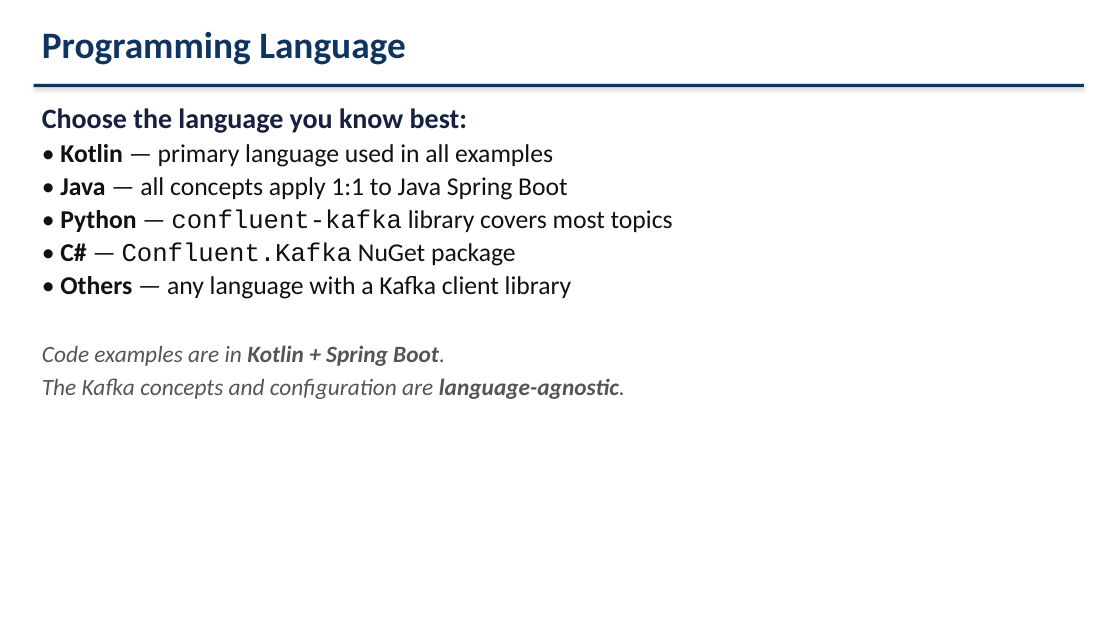
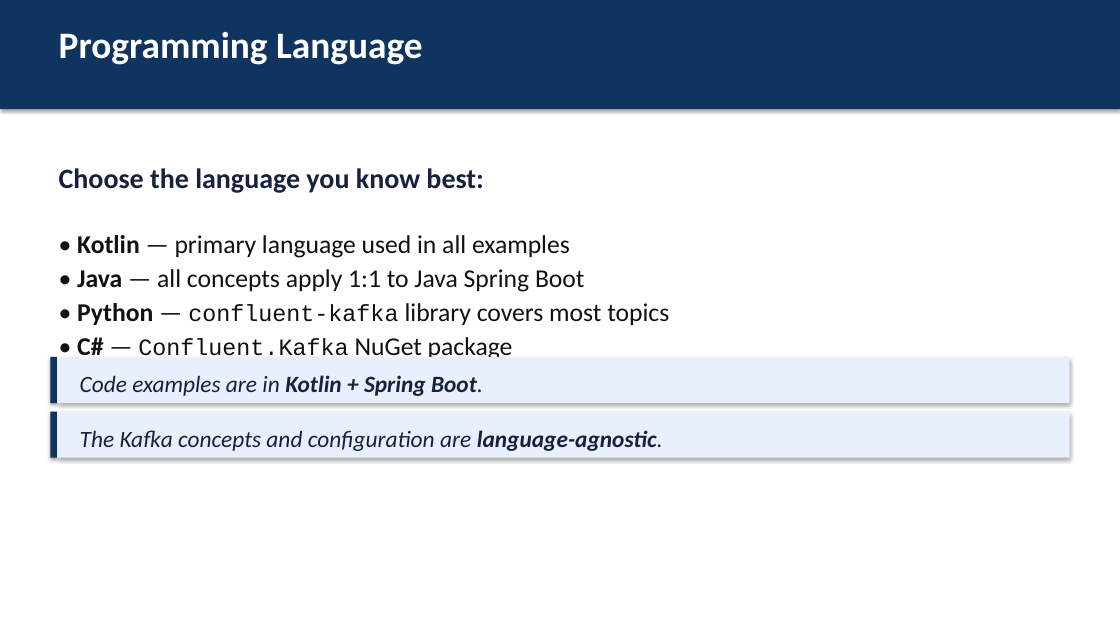
Before and after one commit to maksim-web-dev/kafka-laboratory, a slide deck: slide 4 of PRESENTATION-00-en.pptx. Drawn at 1120x630 pixels with LibreOffice and Linux fonts; fonts in the diff are those of the drawing. Boxes give left, top, right and bottom in pixels: in the first picture for what was removed or moved away, otherwise in the second. Text is boxed around its words. In the diff, an @@ line names an element or a change of style, - is before the commit and + after.

```diff
--- a/PRESENTATION-00-en.pptx
+++ b/PRESENTATION-00-en.pptx
@@ rectangle: place and size @@
-rectangle at <box>34,84,1084,87</box>
+rectangle at <box>0,0,1120,109</box>
@@ text "Programming Language": place and size @@
-text "Programming Language" at <box>42,32,406,65</box>
+text "Programming Language" at <box>59,32,423,65</box>
@@ text "Programming Language" at <box>59,32,423,65</box>: text colour #0F3460 to #FFFFFF @@
@@ text "Choose the language you know ...": place and size @@
-text "Choose the language you know ..." at <box>42,108,673,399</box>
+text "Choose the language you know ..." at <box>59,168,669,396</box>
@@ text at <box>77,235,669,396</box>: size 22 to 20 pt in "confluent-kafka", "Confluent.Kafka"; more space between paragraphs @@
@@ text at <box>42,345,625,399</box>: paragraphs removed @@
-Code examples are in Kotlin + Spring Boot.
-The Kafka concepts and configuration are language-agnostic.
@@ rectangle added at <box>50,357,57,403</box>, fill #0F3460 @@
@@ rectangle added at <box>57,357,1070,403</box>, fill #E8F0FE @@
@@ text added at <box>80,375,483,396</box>, 20 pt, text #16213E, italic @@
+Code examples are in Kotlin + Spring Boot.
@@ rectangle added at <box>50,412,57,458</box>, fill #0F3460 @@
@@ rectangle added at <box>57,412,1070,458</box>, fill #E8F0FE @@
@@ text added at <box>80,430,663,451</box>, 20 pt, text #16213E, italic @@
+The Kafka concepts and configuration are language-agnostic.
```
Also in this commit, not shown: 10 other slides changed, 2 other files.
